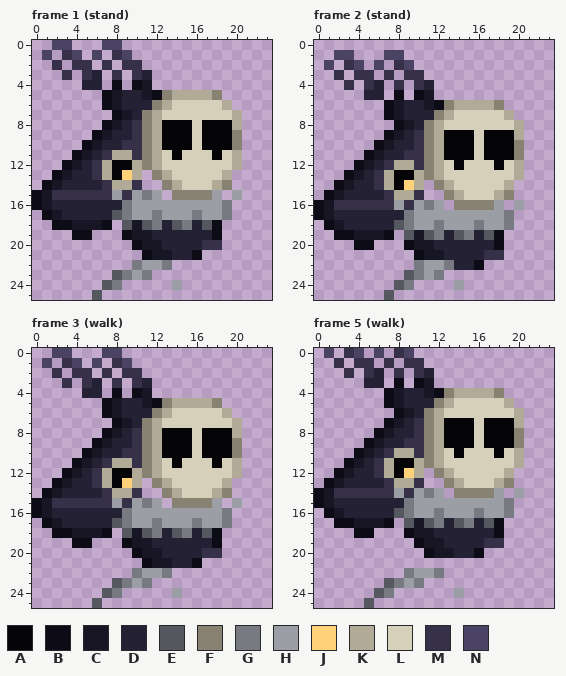
File history of a pixel-art file, art/creature.aseprite. The picture above is the old version.
24x26 pixels, 19 frames. Shown: frame 1 (stand), frame 2 (stand), frame 3 (walk), frame 5 (walk). The commit also changed other frames, which this record leaves out.
Palette (. is transparent): A #050407  B #0d0b15  C #181524  D #252135  E #56585f  F #878271  G #787a82  H #9c9ea5  J #ffd27a  K #b0aa96  L #d6d0bb  M #363049  N #4b4364
Pixels before, frame 1 (stand), first column x 0:
 0 ..NN...NN............
 1 .N.MN.N.MN...........
 2 ..M.MM.M.MM..........
 3 ...M.MD.M.MD.........
 4 .....DD.B.BC.........
 5 .......BCDDCBFKKKKF..
 6 .......BCDDDFKLLLLLK.
 7 ........BCDFKLLLLLLLK
 8 .......BCDMFKAAALAAAK
 9 ......BCDDMFKAAALAAAF
10 .....BCDDMMFKAAALAAAF
11 ....BCDMKKMFKLALLLALK
12 ...BCDMKAAKFKLLLLLLLK
13 ..BCDDMKAJK.FKLLLLLK.
14 .BCDDDDMKKM..FKLLLKF.
15 BCMMMMMMHMHGH.FFFFH.H
16 BCDDDDDDDGHHHHHHHHHG.
17 .BCDDDDDEGHHGHHHGHHG.
18 ..BBCCCB.ECEGDEGDEB..
19 ....BB...BCCDDDDDDB..
20 ..........BCCDDDDMM..
21 ...........BCCDDB....
22 ..........GHHG.......
23 ........EGHG.........
24 .......EG.....H......
25 ......E..............
Pixels before, frame 2 (stand), first column x 0:
 1 ..NN...NN............
 2 .N.MN.N.MN...........
 3 ..M.MM.M.MM..........
 4 ...M.MD.M.MD.........
 5 .....DD.B.BC.........
 6 .......BCDDCBFKKKKF..
 7 .......BCDDDFKLLLLLK.
 8 ........BCDFKLLLLLLLK
 9 .......BCDMFKAAALAAAK
10 ......BCDDMFKAAALAAAF
11 .....BCDDMMFKAAALAAAF
12 ....BCDMKKMFKLALLLALK
13 ...BCDMKAAKFKLLLLLLLK
14 ..BCDDMKAJK.FKLLLLLK.
15 .BCDDDDMKKM..FKLLLKF.
16 BCMMMMMMHMHGH.FFFFH.H
17 BCDDDDDDDGHHHHHHHHHG.
18 .BCDDDDDEGHHGHHHGHHG.
19 ..BBCCCB.ECEGDEGDEB..
20 ....BB...BCCDDDDDDB..
21 ..........BCCDDDDMM..
22 ..........GHHGDDB....
23 .........EGHG........
24 ........EG....H......
25 .......E.............
Pixels before, frame 3 (walk), first column x 0:
 0 ..NN...NN............
 1 .N.MN.N.MN...........
 2 ..M.MM.M.MM..........
 3 ...M.MD.M.MD.........
 4 .....DD.B.BC.........
 5 .......BCDDCBFKKKKF..
 6 .......BCDDDFKLLLLLK.
 7 ........BCDFKLLLLLLLK
 8 .......BCDMFKAAALAAAK
 9 ......BCDDMFKAAALAAAF
10 .....BCDDMMFKAAALAAAF
11 ....BCDMKKMFKLALLLALK
12 ...BCDMKAAKFKLLLLLLLK
13 ..BCDDMKAJK.FKLLLLLK.
14 .BCDDDDMKKM..FKLLLKF.
15 BCMMMMMMHMHGH.FFFFH.H
16 BCDDDDDDDGHHHHHHHHHG.
17 .BCDDDDDEGHHGHHHGHHG.
18 ..BBCCCB.ECEGDEGDEB..
19 ....BB...BCCDDDDDDB..
20 ..........BCCDDDDMM..
21 ...........BCCDDB....
22 ..........GHHG.......
23 ........EGHG.........
24 .......EG.....H......
25 ......E..............
Pixels before, frame 5 (walk), first column x 0:
 0 .N.MN.N.MN...........
 1 ..M.MM.M.MM..........
 2 ...M.MD.M.MD.........
 3 .....DD.B.BC.........
 4 .......BCDDCBFKKKKF..
 5 .......BCDDDFKLLLLLK.
 6 ........BCDFKLLLLLLLK
 7 .......BCDMFKAAALAAAK
 8 ......BCDDMFKAAALAAAF
 9 .....BCDDMMFKAAALAAAF
10 ....BCDMKKMFKLALLLALK
11 ...BCDMKAAKFKLLLLLLLK
12 ..BCDDMKAJK.FKLLLLLK.
13 .BCDDDDMKKM..FKLLLKF.
14 BCMMMMMMHMHGH.FFFFH.H
15 BCDDDDDDDGHHHHHHHHHG.
16 .BCDDDDDEGHHGHHHGHHG.
17 ..BBCCCB.ECEGDEGDEB..
18 ....BB...BCCDDDDDDB..
19 ..........BCCDDDDMM..
20 ...........BCCDDB....
21 .....................
22 .........GHHG........
23 .......EGHG..........
24 ......EG......H......
25 .....E...............
And afterwards:
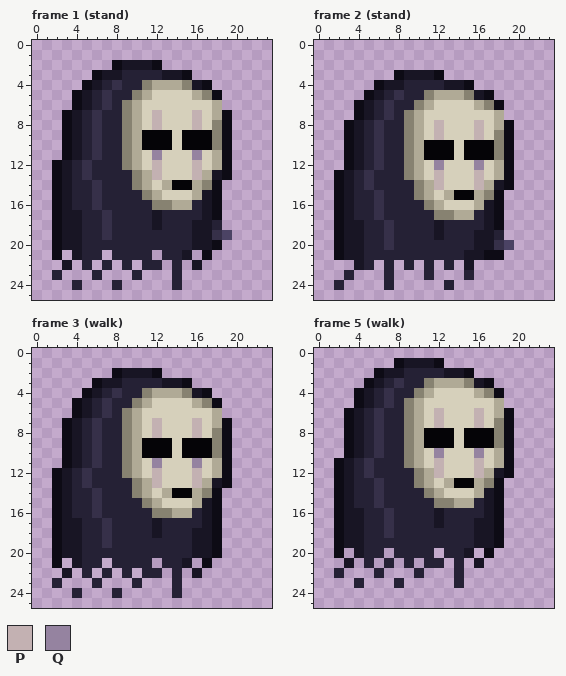
Colours new in this view: P #c3b1b2  Q #9583a0
The edit:
Changed rows in their new state; - is an unchanged pixel.
Frame 1 (stand):
first column x 0:
 0 --..---..------------
 1 -.-..-.-..-----------
 2 --.-..-.BCCCB--------
 3 ---.-.BCCDD-DCCB-----
 4 -----BCDMDDFKKKFCB---
 5 ----BCDMD-FKLLLL-FB--
 6 ----BCDMDFKLLL----K.-
 7 ---BCDMDDFKLP---P-KB.
 8 ---BCDMDDFKLPLLLPLFB.
 9 ---BCDMD-FKAA-L-A-FB.
10 ---BCDM--FKAA-L-A-FB.
11 ---BCDMDDFKLQ-L-Q-KB.
12 --BCDMDDDF-LP---P-KB.
13 -----MDDDDFKPL--PKCB-
14 -.BC--MDDDFKLKAAKFB.-
15 ..BCDD-DDDDFKLLLKCB-.
16 ..BC--M--DDDFFKKDCB.-
17 -.BCC--MDDDDCDDDDCB.-
18 ---C-DDMDDDDC-DDCCD--
19 --BCCDDMDDDD----CCMN-
20 --BCCDDDDDDDD---CCB--
21 --B-CDD-DDDD.D-C.B---
22 ---C-D-D-D.DD.D-C----
23 --D---D-..D.--D------
24 ----D--.D-----D------
25 ------.--------------
Frame 2 (stand):
first column x 0:
 1 --..---..------------
 2 -.-..-.-..-----------
 3 --.-..-.BCCCB--------
 4 ---.-.BCCDD-DCCB-----
 5 -----BCDMDDFKKKFCB---
 6 ----BCDMD-FKLLLL-FB--
 7 ----BCDMDFKLLL----K.-
 8 ---BCDMDDFKLP---P-KB.
 9 ---BCDMDDFKLPLLLPLFB.
10 ---BCDMD-FKAA-L-A-FB.
11 ---BCDM--FKAA-L-A-FB.
12 ---BCDMDDFKLQ-L-Q-KB.
13 --BCDMDDDF-LP---P-KB.
14 -----MDDDDFKPL--PKCB-
15 -.BC--MDDDFKLKAAKFB.-
16 ..BCDD-DDDDFKLLLKCB-.
17 ..BC--M--DDDFFKKDCB.-
18 -.BCC--MDDDDCDDDDCB.-
19 ---C-DDMDDDDC-DDCCD--
20 --BCCDDMDDDD----CCMN-
21 --BCCDDDDDDDD--CCBB--
22 ----CD-D-D.D.D.C.----
23 ---D---D-..D.--D-----
24 --D----D..---D.------
25 -------.-------------
Frame 3 (walk):
first column x 0:
 0 --..---..------------
 1 -.-..-.-..-----------
 2 --.-..-.BCCCB--------
 3 ---.-.BCCDD-DCCB-----
 4 -----BCDMDDFKKKFCB---
 5 ----BCDMD-FKLLLL-FB--
 6 ----BCDMDFKLLL----K.-
 7 ---BCDMDDFKLP---P-KB.
 8 ---BCDMDDFKLPLLLPLFB.
 9 ---BCDMD-FKAA-L-A-FB.
10 ---BCDM--FKAA-L-A-FB.
11 ---BCDMDDFKLQ-L-Q-KB.
12 --BCDMDDDF-LP---P-KB.
13 -----MDDDDFKPL--PKCB-
14 -.BC--MDDDFKLKAAKFB.-
15 ..BCDD-DDDDFKLLLKCB-.
16 ..BC--M--DDDFFKKDCB.-
17 -.BCC--MDDDDCDDDDCB.-
18 ---C-DDMDDDDC-DDCC---
19 --BCCDDMDDDD----CC---
20 --BCCDDDDDDDD---CCB--
21 --B-CDD-DDDD.D-C.B---
22 ---C-D-D-D.DD.D-C----
23 --D---D-..D.--D------
24 ----D--.D-----D------
25 ------.--------------
Frame 5 (walk):
first column x 0:
 0 -.-..-.-..-----------
 1 --.-..-.BCCCB--------
 2 ---.-.BCCDD-DCCB-----
 3 -----BCDMDDFKKKFCB---
 4 ----BCDMD-FKLLLL-FB--
 5 ----BCDMDFKLLL----K.-
 6 ---BCDMDDFKLP---P-KB.
 7 ---BCDMDDFKLPLLLPLFB.
 8 ---BCDMD-FKAA-L-A-FB.
 9 ---BCDM--FKAA-L-A-FB.
10 ---BCDMDDFKLQ-L-Q-KB.
11 --BCDMDDDF-LP---P-KB.
12 -----MDDDDFKPL--PKCB-
13 -.BC--MDDDFKLKAAKFB.-
14 ..BCDD-DDDDFKLLLKCB-.
15 ..BC--M--DDDFFKKDCB.-
16 -.BCC--MDDDDCDDDDCB.-
17 ---C-DDMDDDDC-DDCC---
18 --BCCDDMDDDD----CC---
19 --BCCDDDDDDDD---CCB--
20 --B-CDD-DDDD.D-C.B---
21 ---C-D-D-D-DD-D-C----
22 --D---D--.D..-D------
23 ----D--.D..---D------
24 ------..------.------
25 -----.---------------
Pixel boxes of the changes (left, top, right, bottom) in both pictures:
changed: (32, 40, 242, 300)
changed: (314, 50, 524, 300)
changed: (32, 348, 242, 608)
changed: (314, 348, 524, 608)
